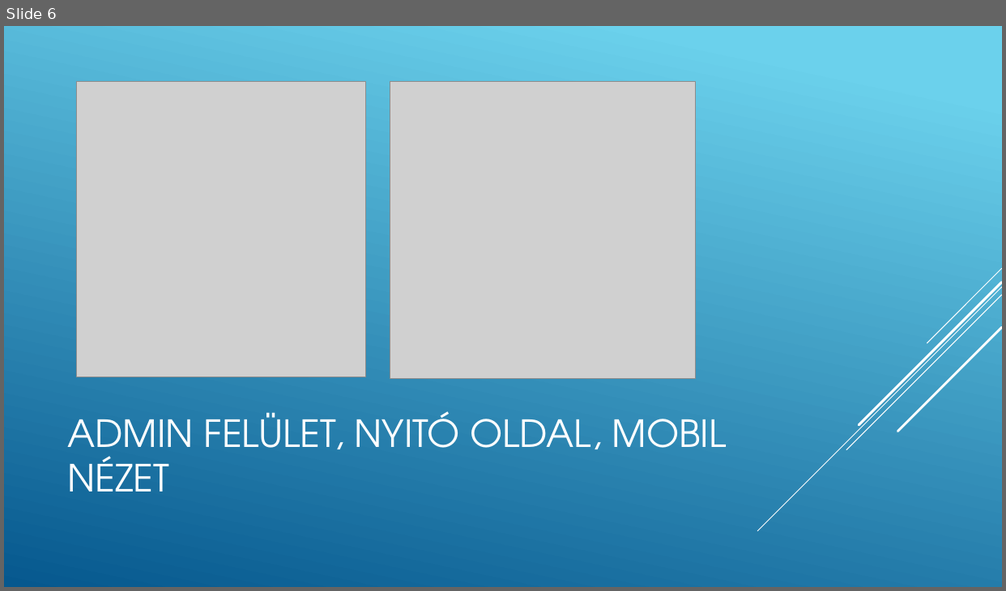
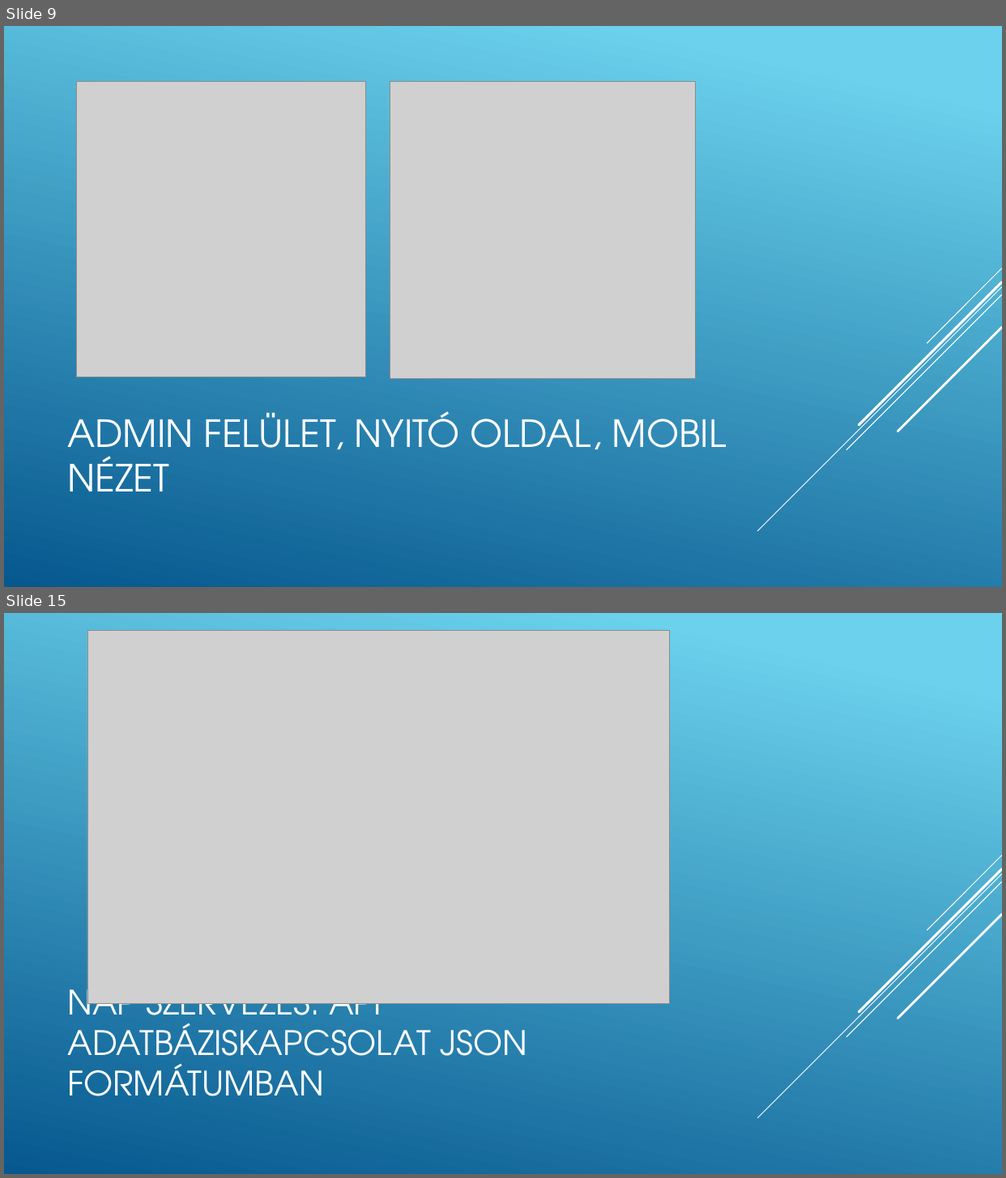
Before and after one commit to GroszFerenc/projektfeladat, a slide deck: grosz_ferenc_prezentacio.pptx. Shown one above the other, each under a label of ours: slide 6 before the commit, slides 9 and 15 after it; the slides between them are not shown. The pictures are 1006x591 and 1006x1178 pixels, drawn with LibreOffice and Linux fonts; fonts in the diff are those of the drawing; grey boxes stand for pictures. Boxes give left, top, right and bottom in pixels: in the first picture for what was removed or moved away, otherwise in the second. Text is boxed around its words. In the diff, an @@ line names an element or a change of style, - is before the commit and + after.

```diff
--- a/grosz_ferenc_prezentacio.pptx
+++ b/grosz_ferenc_prezentacio.pptx
@@ slide 15 added at (4, 613, 1002, 1174), background gradient #6ED2EB to #06588E; not listed: 5 template elements that a slide beside it also shows @@
@@ picture added at (87, 630, 669, 1003) @@
@@ title added at (67, 980, 527, 1097), 32.4 pt, text #FFFFFF @@
+NAP SZERVEZÉS: API ADATBÁZISKAPCSOLAT JSON FORMÁTUMBAN
@@ what was slide 6 is now slide 9 @@
```
Also in this commit, not shown: 8 slides changed, 11 other slides added, 1 other file.
